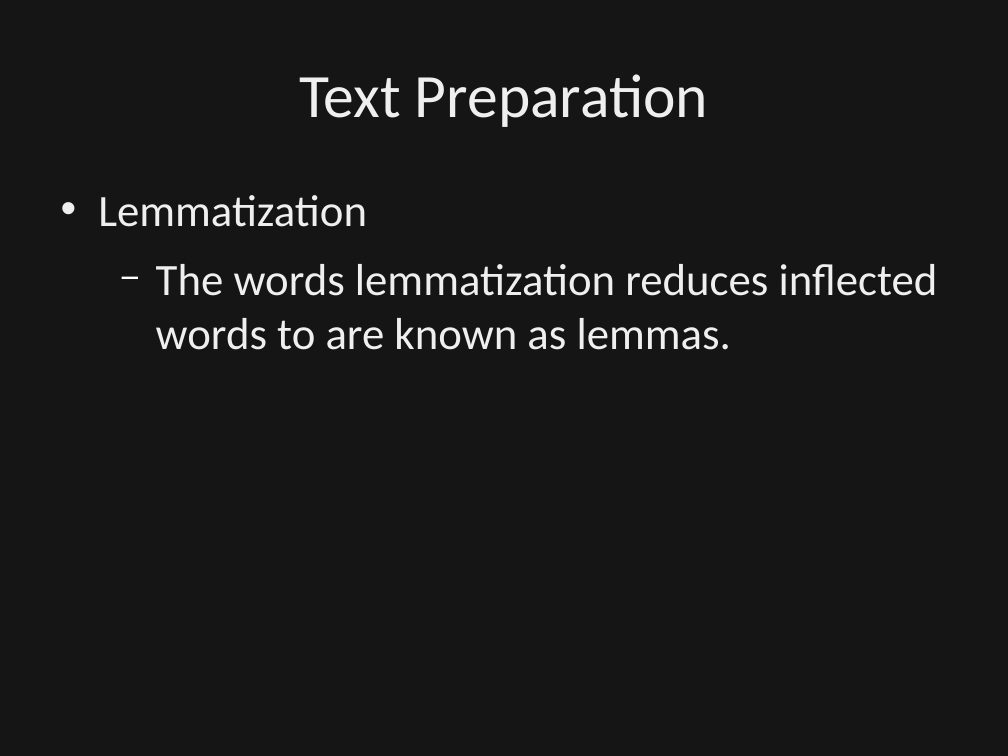
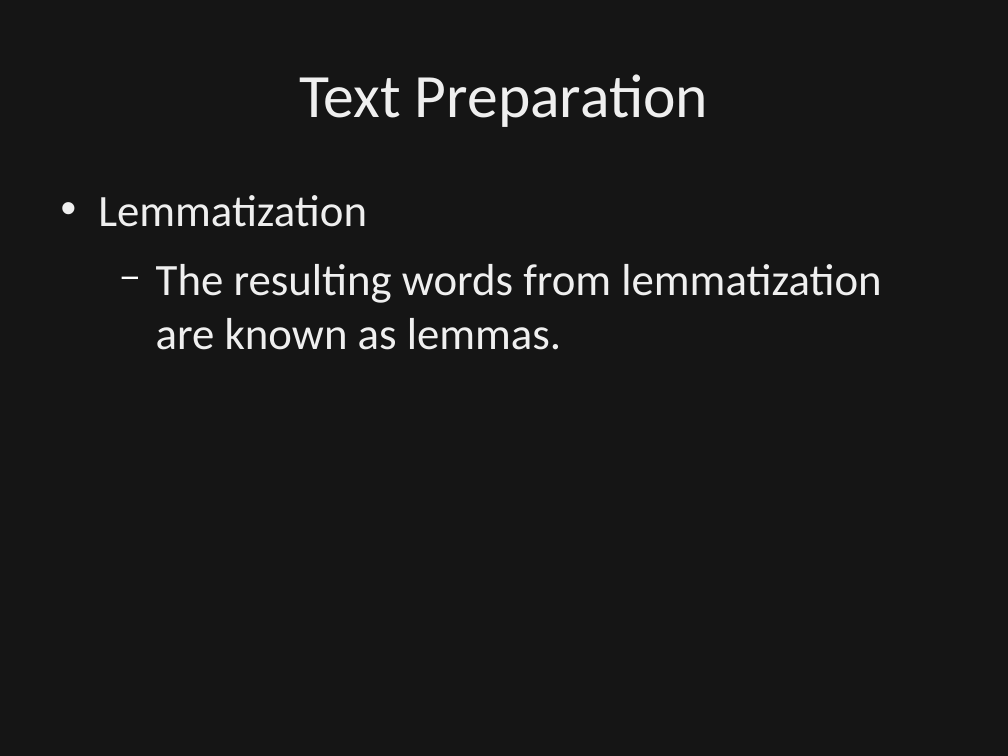
Before and after one commit to dbowmans46/PracticalProgramming, a slide deck: slide 45 of Session 7 - Python/Instructional Material/Session 7 - Python Brief Intro to NLP.odp. Drawn at 1008x756 pixels with LibreOffice and Linux fonts; fonts in the diff are those of the drawing; background and template pictures are left out; a plain dark background stands for a picture behind light text. Boxes give left, top, right and bottom in pixels: in the first picture for what was removed or moved away, otherwise in the second. Text is boxed around its words. In the diff, an @@ line names an element or a change of style, - is before the commit and + after.

Commit message:
Added worked solutions to stemmer in-class problems.  Clarified description slides of lemmatization.  Added 2 in-class problems for lemmatization.

```diff
--- a/Session 7 - Python/Instructional Material/Session 7 - Python Brief Intro to NLP.odp
+++ b/Session 7 - Python/Instructional Material/Session 7 - Python Brief Intro to NLP.odp
@@ text at (x1=156, y1=264, x2=881, y2=350): text changed @@
-  − The words lemmatization reduces inflected words to are known as lemmas.
+  − The resulting words from lemmatization are known as lemmas.
```
Also in this commit, not shown: 3 other slides changed, 1 other file.
